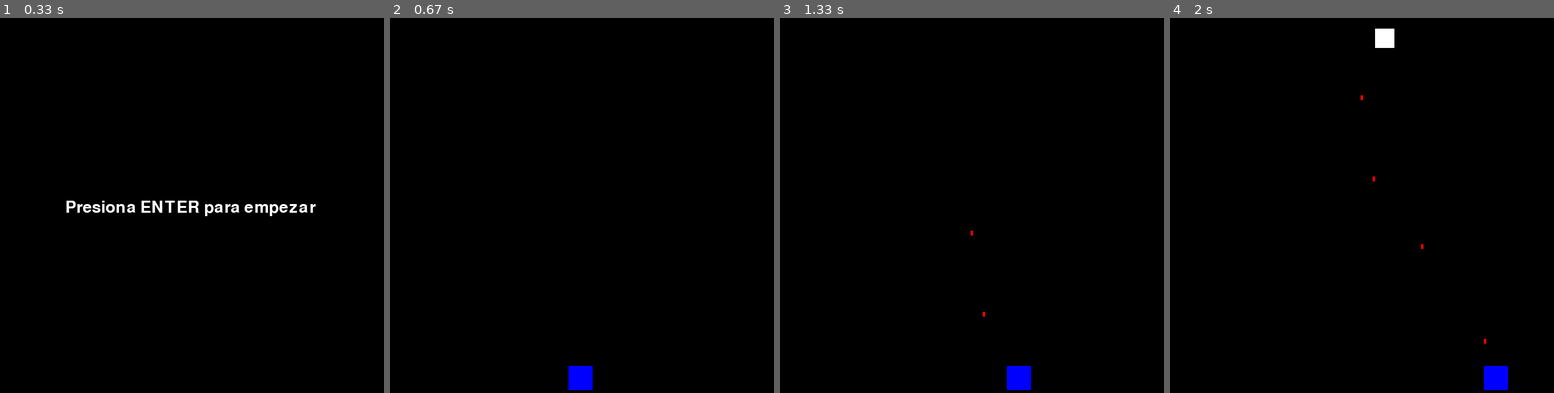
Above: before the commit, frames 1-4 (left to right).
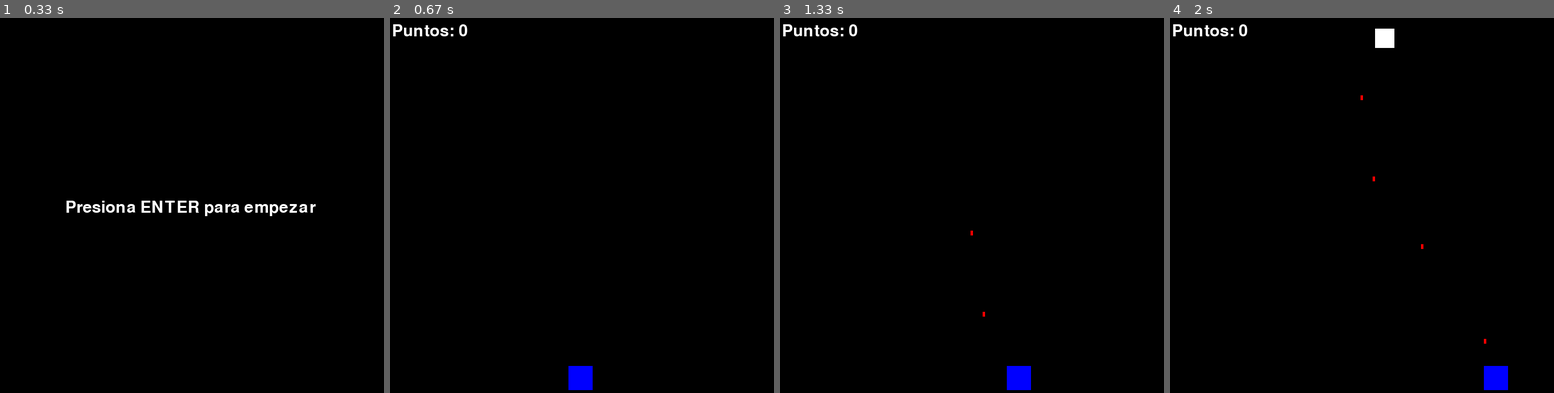
Above: after the commit, the same moments.

Repository: wilkin99/Juego_Pygame
Game: pygame game, started from Wilkin Gervacio Juego/Galatic War.py
The game is run twice, just before and just after one commit, with the same random seed, the same clock (stepped at 60 frames per second) and the same inputs.
Inputs:
- Up to frame 1 (0.33 s): no input
- Up to frame 2 (0.67 s): tap Enter at 0.33 s
- Up to frame 3 (1.33 s): tap Space at 0.67, 1.07 s; hold Right from 1 s (still down)
- Up to frame 4 (2 s): tap Space at 1.37, 1.57, 1.87 s; release Right at 1.47 s; hold Right 1.5-1.97 s

Frame 1 is identical in both runs. In frame 2, 0.3% of the frame differs, in the area x 0-21%, y 1-5%; in frame 3, 0.3%; in frame 4, 0.3%.

Commit message:
Se agregó un contador de puntos que al llegar a una cantidad dedterminada el jugador gana la partida. Matar enemigos deja 10 puntos

Diff:
--- a/Wilkin Gervacio Juego/Galatic War.py
+++ b/Wilkin Gervacio Juego/Galatic War.py
@@ -21,7 +21,6 @@
 jugador_velocidad = 5
 jugador_cooldown = 0
 jugador_cooldown_max = 20
-
 # Wilkins Ismael Gervacio Carpio 23-EISN-2-036
 # Configuración de enemigos
 enemigos = []
@@ -37,24 +36,26 @@
 disparos = []
 velocidad_disparo = -7
 explosiones = []
-
-# Wilkins Ismael Gervacio Carpio 23-EISN-2-036
+# Wilkins Ismael Gervacio Carpio 23-EISN-2-036
+# Puntuación
+puntos = 0
+PUNTOS_MAXIMOS = 250
+
 # Reloj
 clock = pygame.time.Clock()
-
+# Wilkins Ismael Gervacio Carpio 23-EISN-2-036
 # Distancia mínima para que los enemigos disparen
 DISTANCIA_MINIMA_ATACAR = 200
 
-# Wilkins Ismael Gervacio Carpio 23-EISN-2-036
 # Pantallas
 def pantalla_inicio():
-    screen.fill((0, 0, 0))  # Pantalla negra
+    screen.fill((0, 0, 0))
     texto = font.render("Presiona ENTER para empezar", True, (255, 255, 255))
     screen.blit(texto, (ANCHO // 2 - texto.get_width() // 2, ALTO // 2 - 25))
     pygame.display.flip()
-
+# Wilkins Ismael Gervacio Carpio 23-EISN-2-036
 def pantalla_perder():
-    screen.fill((255, 0, 0))  # Pantalla roja
+    screen.fill((255, 0, 0))
     texto = font.render("Presiona ENTER para reintentar", True, (0, 0, 0))
     screen.blit(texto, (ANCHO // 2 - texto.get_width() // 2, ALTO // 2 - 25))
     pygame.display.flip()
@@ -69,11 +70,27 @@
             if event.type == pygame.KEYDOWN and event.key == pygame.K_RETURN:
                 reiniciar_juego()
                 esperando = False
-
+# Wilkins Ismael Gervacio Carpio 23-EISN-2-036
+def pantalla_victoria():
+    screen.fill((0, 255, 0))
+    texto = font.render("¡Ganaste! Presiona ENTER para jugar de nuevo", True, (0, 0, 0))
+    screen.blit(texto, (ANCHO // 2 - texto.get_width() // 2, ALTO // 2 - 25))
+    pygame.display.flip()
+    pygame.time.delay(1000)
+
+    esperando = True
+    while esperando:
+        for event in pygame.event.get():
+            if event.type == pygame.QUIT:
+                pygame.quit()
+                exit()
+            if event.type == pygame.KEYDOWN and event.key == pygame.K_RETURN:
+                reiniciar_juego()
+                esperando = False
 # Wilkins Ismael Gervacio Carpio 23-EISN-2-036
 # Estado del juego
 def reiniciar_juego():
-    global jugador_x, jugador_y, jugador_cooldown, enemigos, disparos, disparos_enemigos, explosiones, temporizador_spawn, en_juego
+    global jugador_x, jugador_y, jugador_cooldown, enemigos, disparos, disparos_enemigos, explosiones, temporizador_spawn, puntos, en_juego
     jugador_x = ANCHO // 2 - jugador_tamaño // 2
     jugador_y = ALTO - 80
     jugador_cooldown = 0
@@ -82,11 +99,11 @@
     disparos_enemigos = []
     explosiones = []
     temporizador_spawn = 0
+    puntos = 0
     en_juego = True
 
 running = True
 en_juego = False
-
 # Wilkins Ismael Gervacio Carpio 23-EISN-2-036
 while running:
     if not en_juego:
@@ -96,9 +113,12 @@
                 running = False
             if event.type == pygame.KEYDOWN and event.key == pygame.K_RETURN:
                 reiniciar_juego()
-
+# Wilkins Ismael Gervacio Carpio 23-EISN-2-036
     else:
-        screen.fill((0, 0, 0))  # Fondo negro
+        if puntos >= PUNTOS_MAXIMOS:
+            pantalla_victoria()
+
+        screen.fill((0, 0, 0))
 # Wilkins Ismael Gervacio Carpio 23-EISN-2-036
         # Manejo de eventos
         for event in pygame.event.get():
@@ -125,37 +145,35 @@
             enemigos.append([random.randint(0, ANCHO - enemigo_tamaño), 0, 0])
             temporizador_spawn = 0
 # Wilkins Ismael Gervacio Carpio 23-EISN-2-036
-        for enemy in enemigos[:]:
-            enemy[1] += enemigo_velocidad
-            enemy[2] += 1
-
-            # Dibujar enemigo (rectángulo blanco)
-            pygame.draw.rect(screen, (255, 255, 255), (enemy[0], enemy[1], enemigo_tamaño, enemigo_tamaño))
-# Wilkins Ismael Gervacio Carpio 23-EISN-2-036
-            # Calcular la distancia entre el enemigo y el jugador
-            distance = math.sqrt((enemy[0] - jugador_x) ** 2 + (enemy[1] - jugador_y) ** 2)
-
-            # Solo disparan en la parte inferior
-            if enemy[2] >= TIEMPO_DISPARO_ENEMIGO and distance < DISTANCIA_MINIMA_ATACAR:
-                direccion_x = jugador_x + jugador_tamaño // 2 - (enemy[0] + enemigo_tamaño // 2)
-                direccion_y = jugador_y - enemy[1]
+        for enemigo in enemigos[:]:
+            enemigo[1] += enemigo_velocidad
+            enemigo[2] += 1
+
+            pygame.draw.rect(screen, (255, 255, 255), (enemigo[0], enemigo[1], enemigo_tamaño, enemigo_tamaño))
+# Wilkins Ismael Gervacio Carpio 23-EISN-2-036
+            distance = math.sqrt((enemigo[0] - jugador_x) ** 2 + (enemigo[1] - jugador_y) ** 2)
+
+            if enemigo[2] >= TIEMPO_DISPARO_ENEMIGO and distance < DISTANCIA_MINIMA_ATACAR:
+                direccion_x = jugador_x + jugador_tamaño // 2 - (enemigo[0] + enemigo_tamaño // 2)
+                direccion_y = jugador_y - enemigo[1]
                 length = math.sqrt(direccion_x ** 2 + direccion_y ** 2)
                 if length != 0:
                     direccion_x /= length
                     direccion_y /= length
-                disparos_enemigos.append([enemy[0] + enemigo_tamaño // 2, enemy[1], direccion_x * velocidad_disparo_enemigo, direccion_y * velocidad_disparo_enemigo])
-                enemy[2] = 0
+                disparos_enemigos.append([enemigo[0] + enemigo_tamaño // 2, enemigo[1], direccion_x * velocidad_disparo_enemigo, direccion_y * velocidad_disparo_enemigo])
+                enemigo[2] = 0
 # Wilkins Ismael Gervacio Carpio 23-EISN-2-036
         # Mover balas del jugador
         for disparo in disparos[:]:
             disparo[1] += velocidad_disparo
             if disparo[1] < 0:
                 disparos.remove(disparo)
-            for enemy in enemigos[:]:
-                if enemy[0] < disparo[0] < enemy[0] + enemigo_tamaño and enemy[1] < disparo[1] < enemy[1] + enemigo_tamaño:
-                    explosiones.append([enemy[0], enemy[1], 30])
-                    enemigos.remove(enemy)
+            for enemigo in enemigos[:]:
+                if enemigo[0] < disparo[0] < enemigo[0] + enemigo_tamaño and enemigo[1] < disparo[1] < enemigo[1] + enemigo_tamaño:
+                    explosiones.append([enemigo[0], enemigo[1], 30])
+                    enemigos.remove(enemigo)
                     disparos.remove(disparo)
+                    puntos += 10
                     break
 
         # Mover balas de los enemigos
@@ -167,12 +185,13 @@
             elif jugador_x < disparo_enemigo[0] < jugador_x + jugador_tamaño and jugador_y < disparo_enemigo[1] < jugador_y + jugador_tamaño:
                 pantalla_perder()
 # Wilkins Ismael Gervacio Carpio 23-EISN-2-036
-        # Dibujar jugador (rectángulo azul)
+        # Dibujar jugador
         pygame.draw.rect(screen, (0, 0, 255), (jugador_x, jugador_y, jugador_tamaño, jugador_tamaño))
 
         # Dibujar balas del jugador (líneas rojas)
         for disparo in disparos:
             pygame.draw.rect(screen, (255, 0, 0), (disparo[0], disparo[1], 5, 10))
+
 # Wilkins Ismael Gervacio Carpio 23-EISN-2-036
         # Dibujar balas de los enemigos (líneas amarillas)
         for disparo_enemigo in disparos_enemigos:
@@ -185,6 +204,10 @@
             if explosion[2] <= 0:
                 explosiones.remove(explosion)
 # Wilkins Ismael Gervacio Carpio 23-EISN-2-036
+        # Mostrar puntos
+        texto_puntos = font.render(f"Puntos: {puntos}", True, (255, 255, 255))
+        screen.blit(texto_puntos, (10, 10))
+
         pygame.display.flip()
         clock.tick(60)
 
